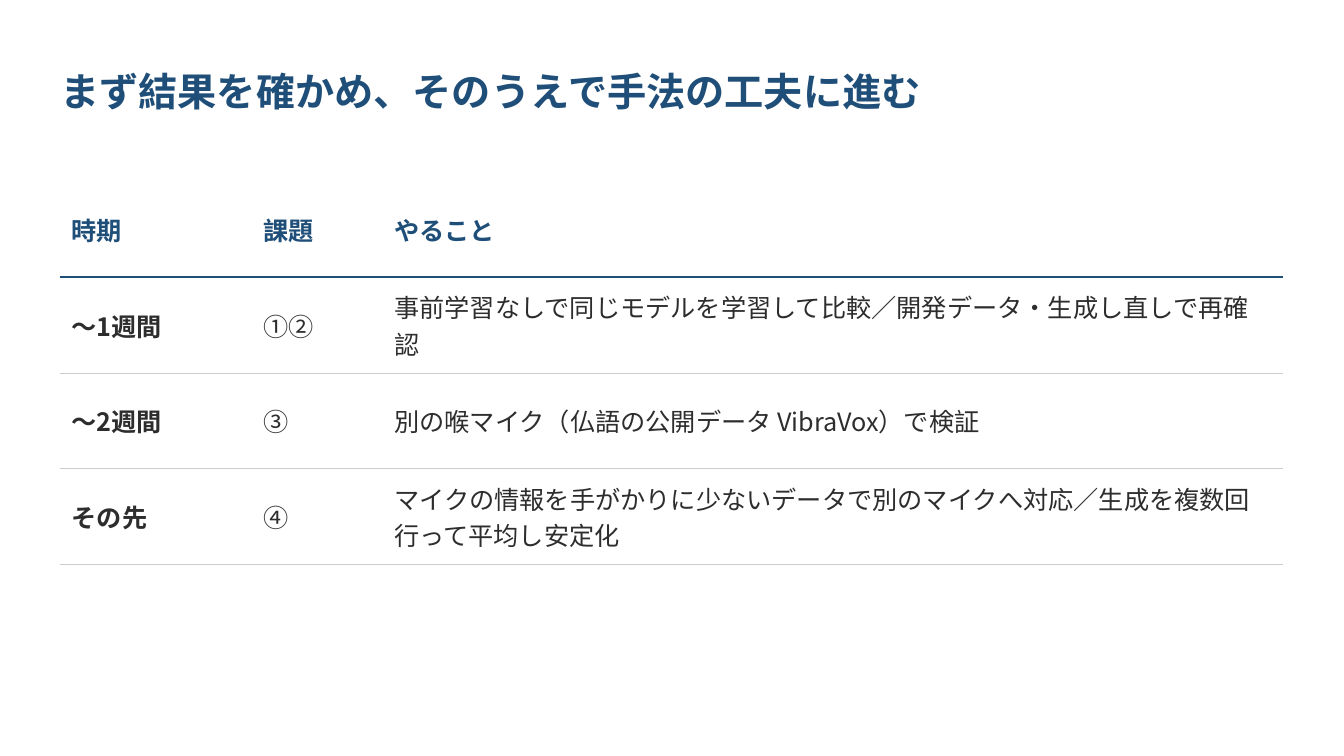
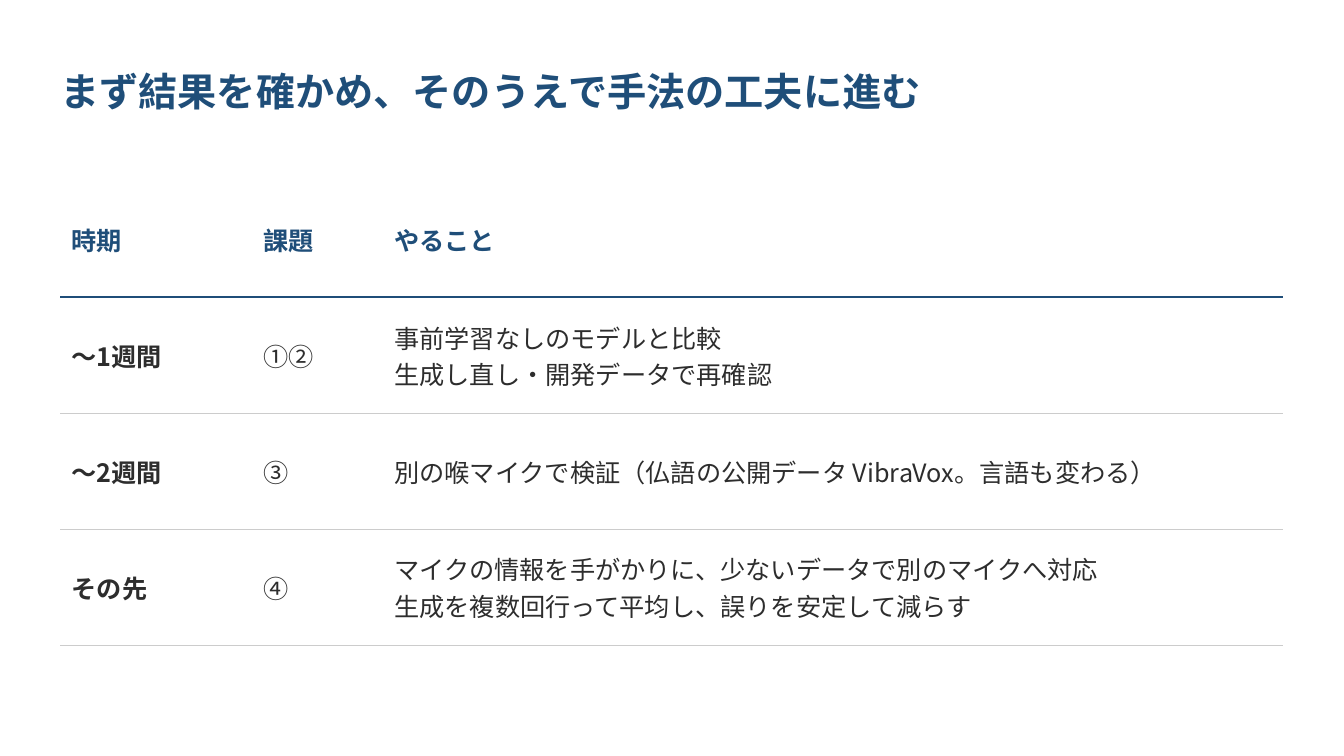
Before and after one commit to kasugayuji0716-art/bone-conduction-research, a slide deck: slide 6 of results/progress_slides_2026-10.pptx. Drawn at 1344x756 pixels with LibreOffice and Linux fonts; fonts in the diff are those of the drawing. Boxes give left, top, right and bottom in pixels: in the first picture for what was removed or moved away, otherwise in the second. Text is boxed around its words. In the diff, an @@ line names an element or a change of style, - is before the commit and + after.

```diff
--- a/results/progress_slides_2026-10.pptx
+++ b/results/progress_slides_2026-10.pptx
@@ table at bbox=[60, 181, 1284, 622] @@
-row 2, column 3: 事前学習なしで同じモデルを学習して比較／開発データ・生成し直しで再確認
+row 2, column 3: 事前学習なしのモデルと比較 / 生成し直し・開発データで再確認
-row 3, column 3: 別の喉マイク（仏語の公開データ VibraVox）で検証
+row 3, column 3: 別の喉マイクで検証（仏語の公開データ VibraVox。言語も変わる）
-row 4, column 3: マイクの情報を手がかりに少ないデータで別のマイクへ対応／生成を複数回行って平均し安定化
+row 4, column 3: マイクの情報を手がかりに、少ないデータで別のマイクへ対応 / 生成を複数回行って平均し、誤りを安定して減らす
```
Also in this commit, not shown: 5 other slides changed, 2 other files.
